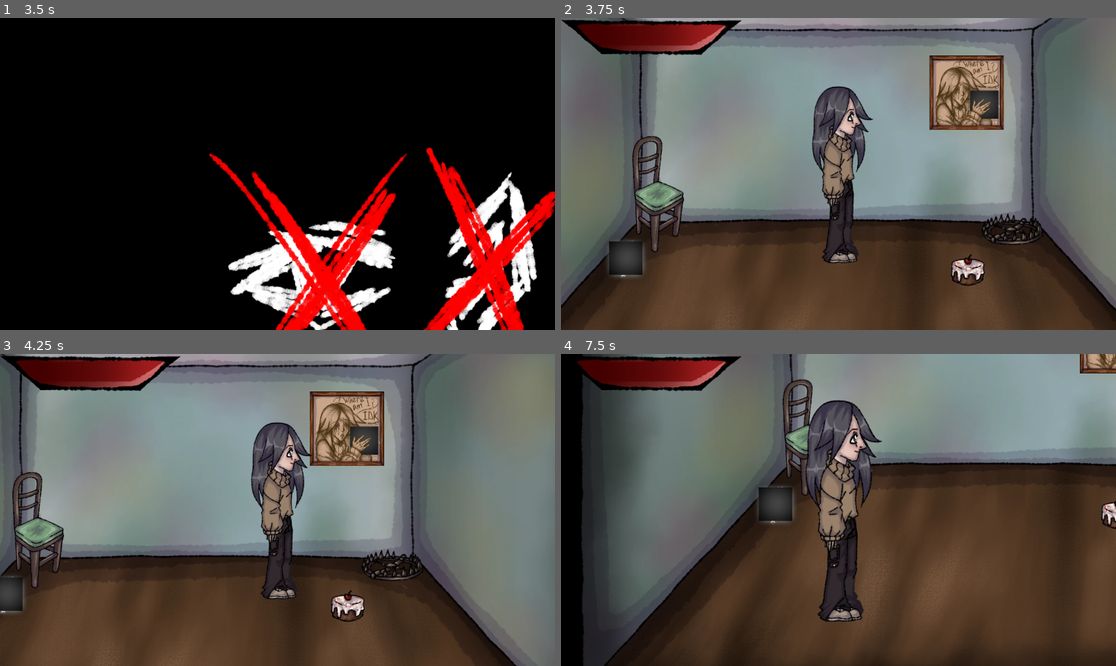
Above: before the commit, frames 1-4 (two rows, left to right).
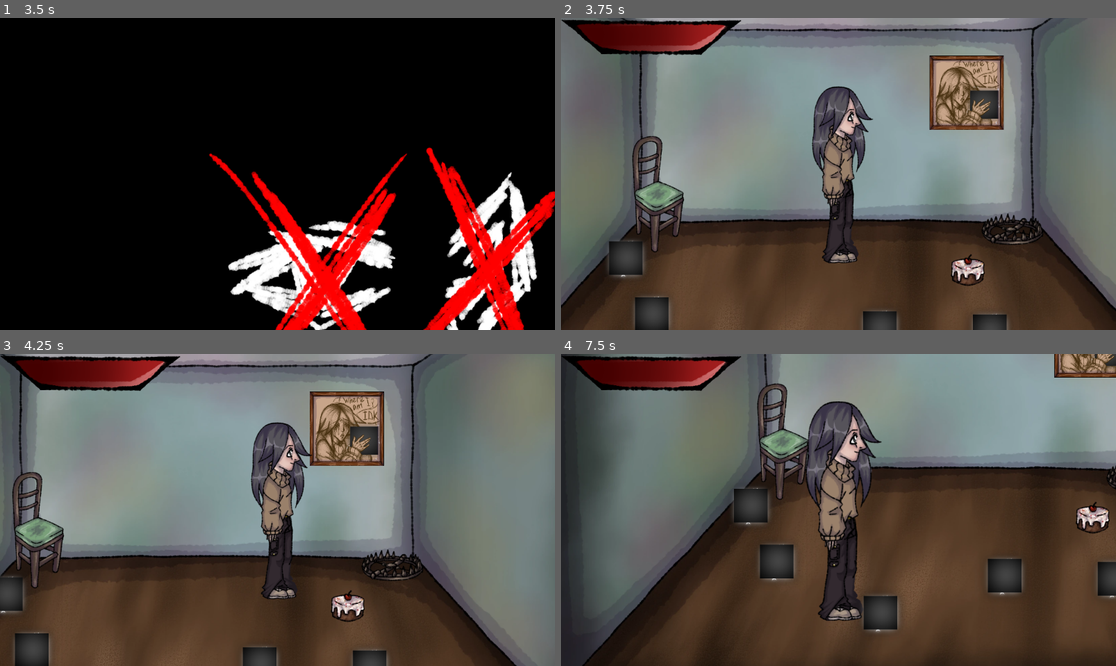
Above: after the commit, the same moments.

Repository: usynin78-web/ayak
Game: Godot game, scene res://UI/main menu/main menu.tscn
Two runs of this game, one before a commit and one after it. Both use one fixed random seed, a clock stepped at 60 frames per second and the inputs below.
Inputs (mouse positions are in pixels of both pictures, inside the frame that each line leads up to):
- Up to frame 1 (3.5 s): tap Enter at 0.5, 2.75 s; move the mouse to (399, 158) at 0.52 s; hold D (ui_right) 0.53-1.25 s; click (399, 158) at 0.6 s; click "Начать" at 1.25 s; click "Начать" at 2 s; move the mouse to (166, 189) at 2.77 s; hold S (ui_down) from 2.78 s (still down); tap E (interact) at 2.85 s
- Up to frame 2 (3.75 s): move the mouse to (894, 105) at 3.52 s; release S (ui_down) at 3.53 s; hold D (ui_right) from 3.53 s (still down); click (894, 105) at 3.6 s
- Up to frame 3 (4.25 s): keep holding D (ui_right)
- Up to frame 4 (7.5 s): move the mouse to (810, 572) at 4.27 s; release D (ui_right) at 4.28 s; hold W (ui_up) 4.28-5.03 s; tap E (interact) at 4.35, 5.85, 7.35 s; tap R (restart_game) at 5 s; move the mouse to (1005, 556) at 5.02 s; hold A (ui_left) 5.03-6.53 s; click (1005, 556) at 5.1 s; move the mouse to (672, 463) at 5.77 s; move the mouse to (866, 510) at 6.52 s; hold S (ui_down) 6.53-7.28 s; click (866, 510) at 6.6 s; move the mouse to (755, 432) at 7.27 s; hold D (ui_right) from 7.28 s (still down)

Frame 1 is identical in both runs. In frame 2, 1.3% of the frame differs, in the area x 13-81%, y 89-100%; in frame 3, 1.3%; in frame 4, 26%, in the area x 0-100%, y 0-100%.

Commit message:
Set z_index via Marker2D and fix health lookups
Update visual ordering and entity references: set z_index in damage_number, c3 and cube based on added Marker2D nodes to ensure correct draw order; add Marker2D nodes to c3 and cube scenes. Fix health component paths (use AnimatedSprite2D/Area2D/HealthComponent) and adjust cube script to extend Node2D, update health wiring and queue_free behavior. Tweak collision/shape sizes and positions in c3 and cube scenes, adjust groups on cube's Node2D/Area2D, and place additional cube instances in roomtest.tscn.

Diff:
--- a/UI/damage_number.gd
+++ b/UI/damage_number.gd
@@ -2,27 +2,29 @@
 
 @onready var label: Label = $Label
 
+func _process(_delta: float) -> void:
+ z_index = 500
 
 func setup(amount: int) -> void:
-	label.text = "-" + str(amount)
+    label.text = "-" + str(amount)
 
-	var tween := create_tween()
+    var tween := create_tween()
 
-	# Поднимаем цифру вверх.
-	tween.parallel().tween_property(
-		self,
-		"position:y",
-		position.y - 50,
-		0.7
-	)
+    # Поднимаем цифру вверх.
+    tween.parallel().tween_property(
+        self,
+        "position:y",
+        position.y - 50,
+        0.7
+    )
 
-	# Постепенно исчезаем.
-	tween.parallel().tween_property(
-		self,
-		"modulate:a",
-		0.0,
-		0.7
-	)
+    # Постепенно исчезаем.
+    tween.parallel().tween_property(
+        self,
+        "modulate:a",
+        0.0,
+        0.7
+    )
 
-	await tween.finished
-	queue_free()
+    await tween.finished
+    queue_free()
--- a/animch/c3/c3.gd
+++ b/animch/c3/c3.gd
@@ -10,6 +10,7 @@
 @onready var sprite_back: Sprite2D = $c3b
 @onready var sprite_left: Sprite2D = $c3l
 @onready var sprite_right: Sprite2D = $c3r
+@onready var feer_marker = $Marker2D
 
 # Получаем доступ к системе здоровья игрока.
 @onready var health_component: Node = $HealthComponent
@@ -17,6 +18,8 @@
 var direction := Vector2.ZERO
 var base_scale := Vector2(1, 1)
 
+func _process(_delta: float) -> void:
+ z_index = int(feer_marker.global_position.y)
 # Проверка, мёртв ли Кир.
 # Если true — движение полностью остановится.
 var is_dead: bool = false
@@ -137,7 +140,7 @@
    print("Слишком далеко")
    continue
 
-  var hp = target.get_node_or_null("HealthComponent")
+  var hp = target.get_node_or_null("AnimatedSprite2D/Area2D/HealthComponent")
 
   print("HP найден:", hp)
 
--- a/animch/c3/c3.tscn
+++ b/animch/c3/c3.tscn
@@ -9,7 +9,7 @@
 [ext_resource type="Script" uid="uid://cy1quoywrcnyq" path="res://animch/c3/health_component.gd" id="7_m3ot0"]
 
 [sub_resource type="CapsuleShape2D" id="CapsuleShape2D_7d080"]
-radius = 19.980713
+radius = 35.52658
 height = 144.43355
 
 [sub_resource type="AtlasTexture" id="AtlasTexture_m3ot0"]
@@ -245,7 +245,7 @@
 texture = ExtResource("4_m3ot0")
 
 [node name="CollisionShape2D" type="CollisionShape2D" parent="."]
-position = Vector2(1.1111112, 265.55554)
+position = Vector2(1.1111109, 255.55557)
 rotation = 4.7166853
 shape = SubResource("CapsuleShape2D_7d080")
 
@@ -263,4 +263,7 @@
 [node name="HealthComponent" type="Node" parent="." groups=["hp"]]
 script = ExtResource("7_m3ot0")
 
+[node name="Marker2D" type="Marker2D" parent="."]
+position = Vector2(0, 273.33334)
+
 [connection signal="health_changed" from="HealthComponent" to="HealthComponent" method="_on_health_changed"]
--- a/animch/cube/cube.gd
+++ b/animch/cube/cube.gd
@@ -1,14 +1,18 @@
-extends Area2D
+extends Node2D
 
-@onready var health_component = $HealthComponent
+@onready var health_component = $AnimatedSprite2D/Area2D/HealthComponent
+@onready var feer_marker = $Marker2D
 
 func _ready() -> void:
  health_component.health_changed.connect(_on_health_changed)
  health_component.died.connect(_on_died)
 
+func _process(_delta: float) -> void:
+ z_index = int(feer_marker.global_position.y)
 
 func _on_health_changed(current: int, max_hp: int, damage_taken: int) -> void:
  print("Кубик HP:", current, "/", max_hp)
+
 
  # Эффект получения удара.
  hit_effect()
@@ -52,4 +56,4 @@
 
 func _on_died() -> void:
  print("Кубик погиб")
- get_parent().get_parent().queue_free()
+ queue_free()
--- a/animch/cube/cube.tscn
+++ b/animch/cube/cube.tscn
@@ -107,9 +107,10 @@
 size = Vector2(183, 142)
 
 [sub_resource type="RectangleShape2D" id="RectangleShape2D_s4mrs"]
-size = Vector2(101, 94)
+size = Vector2(95, 95)
 
-[node name="Node2D" type="Node2D"]
+[node name="Node2D" type="Node2D" groups=["damageable"]]
+script = ExtResource("2_3vdu5")
 
 [node name="AnimatedSprite2D" type="AnimatedSprite2D" parent="."]
 sprite_frames = SubResource("SpriteFrames_4hk6m")
@@ -117,8 +118,7 @@
 frame_progress = 0.31992435
 speed_scale = 0.5
 
-[node name="Area2D" type="Area2D" parent="AnimatedSprite2D" groups=["damageable", "npc"]]
-script = ExtResource("2_3vdu5")
+[node name="Area2D" type="Area2D" parent="AnimatedSprite2D"]
 
 [node name="CollisionShape2D" type="CollisionShape2D" parent="AnimatedSprite2D/Area2D"]
 position = Vector2(-1.5, 92)
@@ -130,7 +130,10 @@
 [node name="StaticBody2D" type="StaticBody2D" parent="."]
 
 [node name="CollisionShape2D" type="CollisionShape2D" parent="StaticBody2D"]
-position = Vector2(-0.5, 88)
+position = Vector2(-0.5, 85.5)
 shape = SubResource("RectangleShape2D_s4mrs")
 
+[node name="Marker2D" type="Marker2D" parent="."]
+position = Vector2(0, 134)
+
 [connection signal="health_changed" from="AnimatedSprite2D/Area2D/HealthComponent" to="AnimatedSprite2D/Area2D/HealthComponent" method="_on_health_changed"]
--- a/loc/roomtest/roomtest.tscn
+++ b/loc/roomtest/roomtest.tscn
@@ -44,6 +44,18 @@
 [node name="checkpoint" parent="." instance=ExtResource("3_sjkhc")]
 position = Vector2(459, 642)
 
+[node name="Node2D4" parent="." instance=ExtResource("5_lxy7o")]
+position = Vector2(749, 1066)
+
+[node name="Node2D3" parent="." instance=ExtResource("5_lxy7o")]
+position = Vector2(441, 914)
+
+[node name="Node2D2" parent="." instance=ExtResource("5_lxy7o")]
+position = Vector2(1117, 956)
+
+[node name="Node2D" parent="." instance=ExtResource("5_lxy7o")]
+position = Vector2(1443, 965)
+
 [node name="cube" parent="." instance=ExtResource("5_lxy7o")]
 position = Vector2(364, 748)
 
